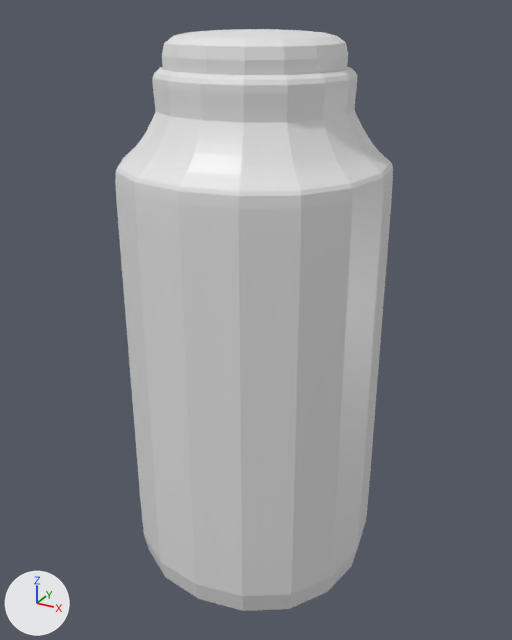
The Blender file Escape Room/Assets/Art/3D/vial.blend as it was, and as the next commit left it.
The view is the same before and after, from a 50 mm lens placed at (2.33, -4.23, 3.2), pointed at (0.07, -0.11, 1.14). Every picture has the same lights, and +X, +Y and +Z are marked at lower left.

Names of what the first picture shows: 'Bottle', 'Cork'.
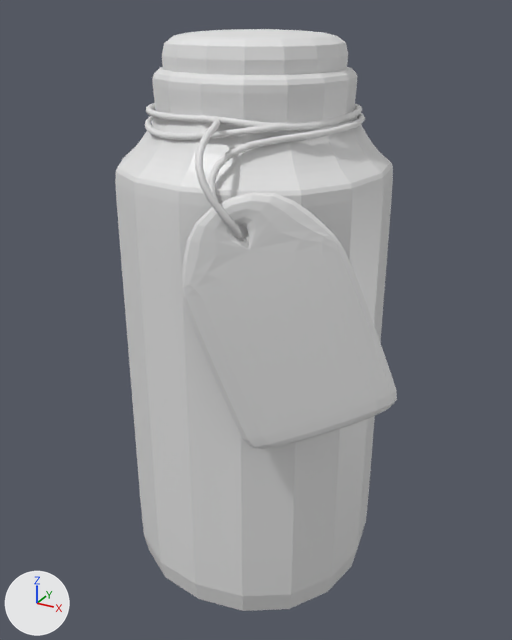
Location of each change, [x1, y1, x2, y2] in pixels of the pictures (512 x 640 px):
```json
{"object": "Label", "change": "added", "after": [182, 192, 397, 449]}
{"object": "BezierCircle", "change": "added", "after": [145, 103, 365, 239]}
```

Scene script edits in JSON lines:
```json
{"op": "add", "block": "me_beziercircle", "code": ["me_beziercircle = bpy.data.meshes.new('BezierCircle')", "me_beziercircle.from_pydata(...)  # 1308 vertices, 1296 faces; spans x -0.7..0.73, y -1.11..0.71, z 2.04..2.64", "me_beziercircle.polygons.foreach_set('use_smooth', [True] * 1296)"]}
{"op": "add", "block": "me_cube_004", "code": ["me_cube_004 = bpy.data.meshes.new('Cube.004')", "me_cube_004.from_pydata(...)  # 28 vertices, 22 faces; spans x 0.07..1.37, y -1.18..-0.4, z 0.58..2.41"]}
{"op": "add", "block": "ob_beziercircle", "code": ["ob_beziercircle = bpy.data.objects.new('BezierCircle', me_beziercircle)", "ob_beziercircle.location = (0.0, 0.0, 0.0)"]}
{"op": "add", "block": "ob_label", "code": ["ob_label = bpy.data.objects.new('Label', me_cube_004)", "ob_label.location = (0.0, 0.0, 0.0)", "_m = ob_label.modifiers.new('Subdivision', 'SUBSURF')", "_m.levels = 6", "_m.render_levels = 3"]}
```
